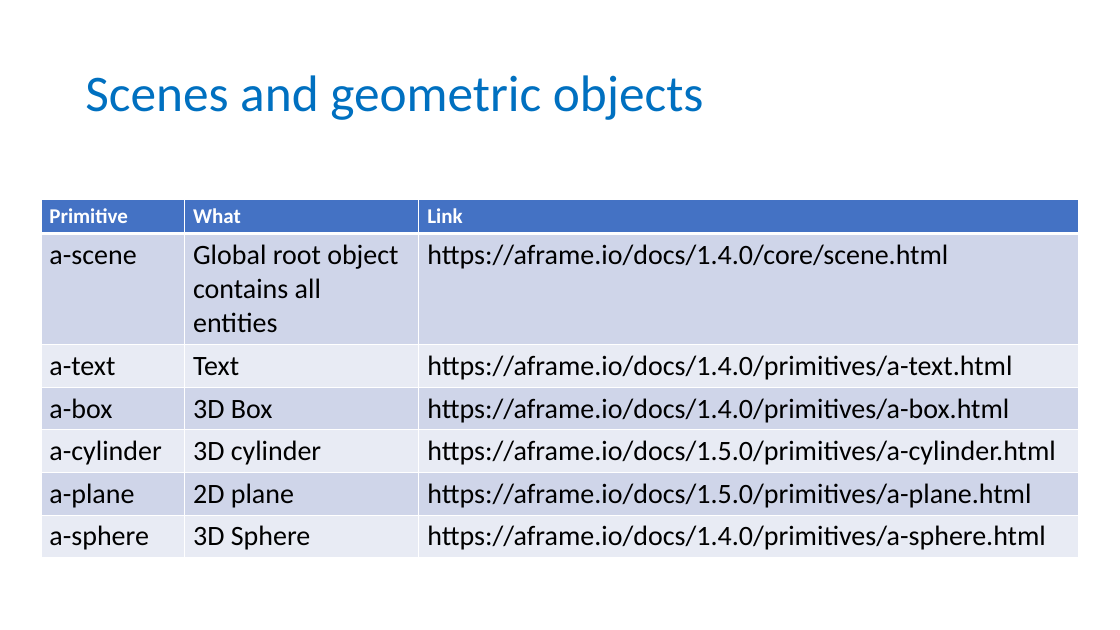
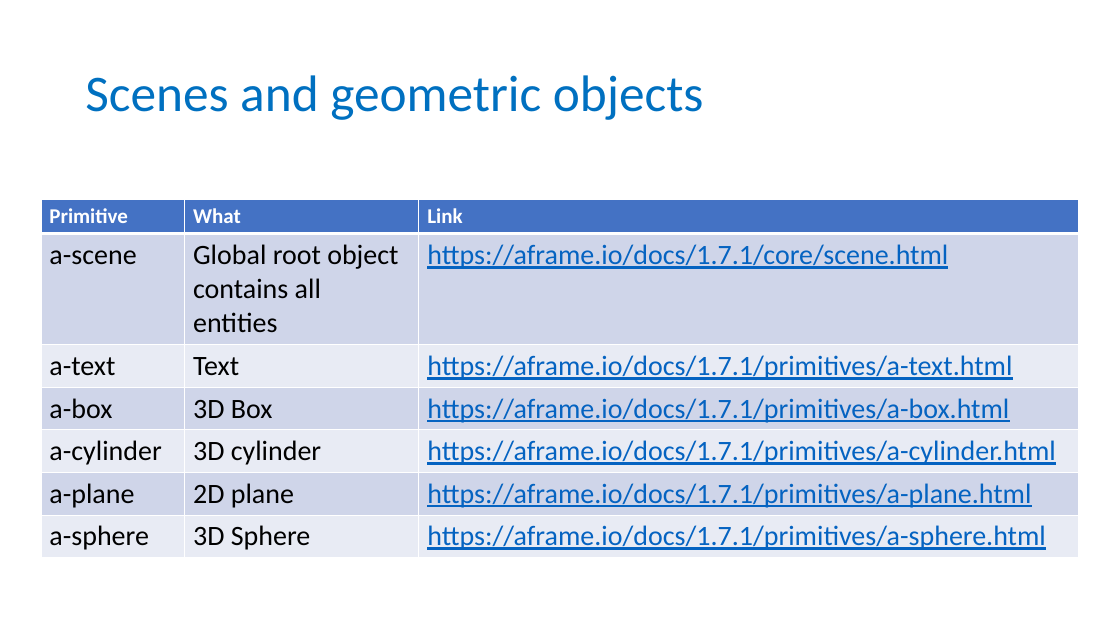
Before and after one commit to wonder-phil/UEMCON-2025, a slide deck: slide 7 of p02/A-frame-geometric-objects.pptx. Drawn at 1120x630 pixels with LibreOffice and Linux fonts; fonts in the diff are those of the drawing. Boxes give left, top, right and bottom in pixels: in the first picture for what was removed or moved away, otherwise in the second. Text is boxed around its words. In the diff, an @@ line names an element or a change of style, - is before the commit and + after.

```diff
--- a/p02/A-frame-geometric-objects.pptx
+++ b/p02/A-frame-geometric-objects.pptx
@@ table at <box>41,200,1080,554</box> @@
-row 2, column 3: https://aframe.io/docs/1.4.0/core/scene.html
+row 2, column 3: https://aframe.io/docs/1.7.1/core/scene.html
-row 3, column 3: https://aframe.io/docs/1.4.0/primitives/a-text.html
+row 3, column 3: https://aframe.io/docs/1.7.1/primitives/a-text.html
-row 4, column 3: https://aframe.io/docs/1.4.0/primitives/a-box.html
+row 4, column 3: https://aframe.io/docs/1.7.1/primitives/a-box.html
-row 5, column 3: https://aframe.io/docs/1.5.0/primitives/a-cylinder.html
+row 5, column 3: https://aframe.io/docs/1.7.1/primitives/a-cylinder.html
-row 6, column 3: https://aframe.io/docs/1.5.0/primitives/a-plane.html
+row 6, column 3: https://aframe.io/docs/1.7.1/primitives/a-plane.html
-row 7, column 3: https://aframe.io/docs/1.4.0/primitives/a-sphere.html
+row 7, column 3: https://aframe.io/docs/1.7.1/primitives/a-sphere.html
```
Also in this commit, not shown: 1 other slide changed, 18 other files.
